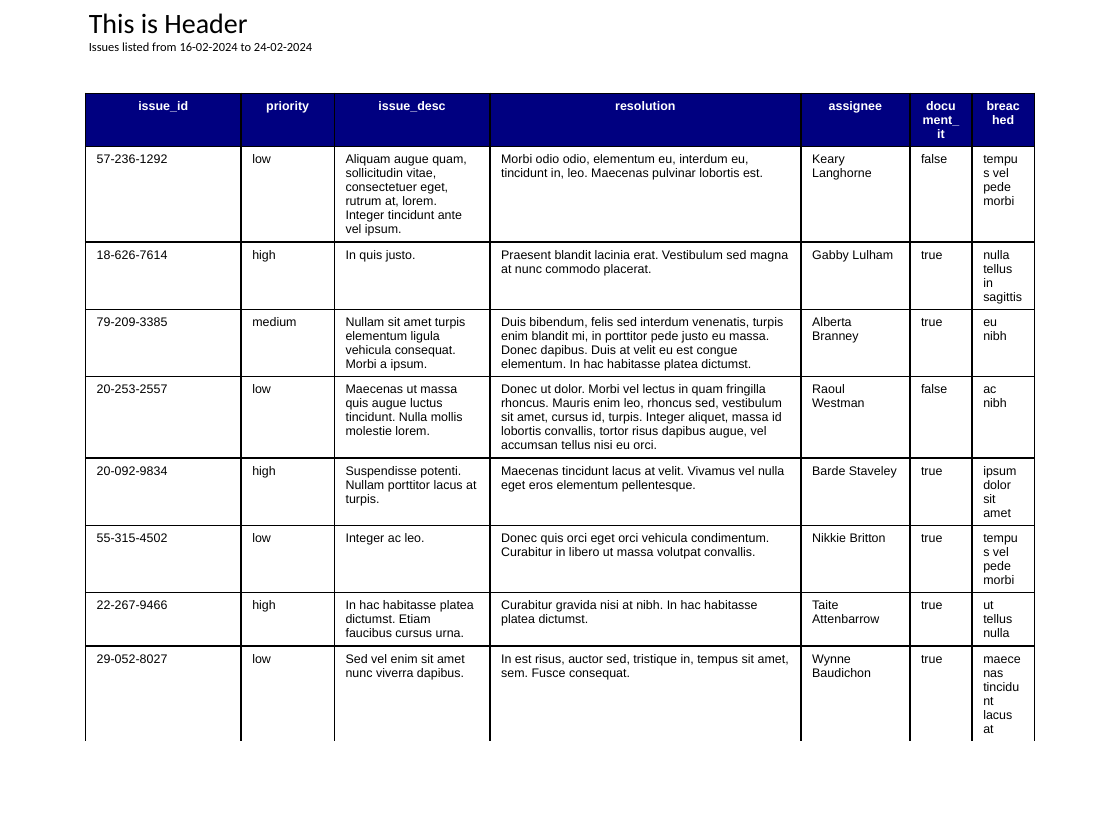
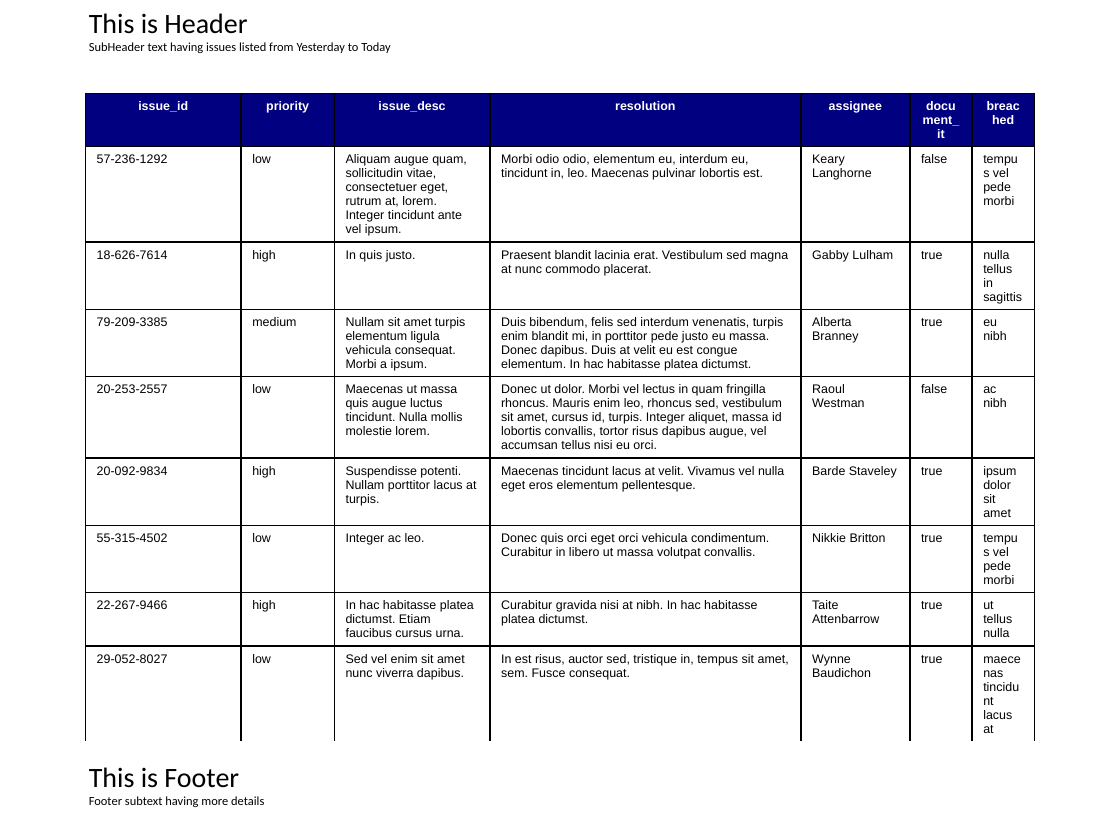
Before and after one commit to greykoalacode/sheet-to-slide, a slide deck: slide 3 of src/main/resources/output/new_ppt_data.pptx. Drawn at 1120x840 pixels with LibreOffice and Linux fonts; fonts in the diff are those of the drawing. Boxes give left, top, right and bottom in pixels: in the first picture for what was removed or moved away, otherwise in the second. Text is boxed around its words. In the diff, an @@ line names an element or a change of style, - is before the commit and + after.

```diff
--- a/src/main/resources/output/new_ppt_data.pptx
+++ b/src/main/resources/output/new_ppt_data.pptx
@@ text at [89, 42, 390, 53]: text changed @@
-Issues listed from 16-02-2024 to 24-02-2024
+SubHeader text having issues listed from Yesterday to Today
@@ text added at [89, 767, 264, 807], 8 pt, text #000000 @@
+This is Footer
+Footer subtext having more details
```
Also in this commit, not shown: 12 other slides changed, 6 other files.
